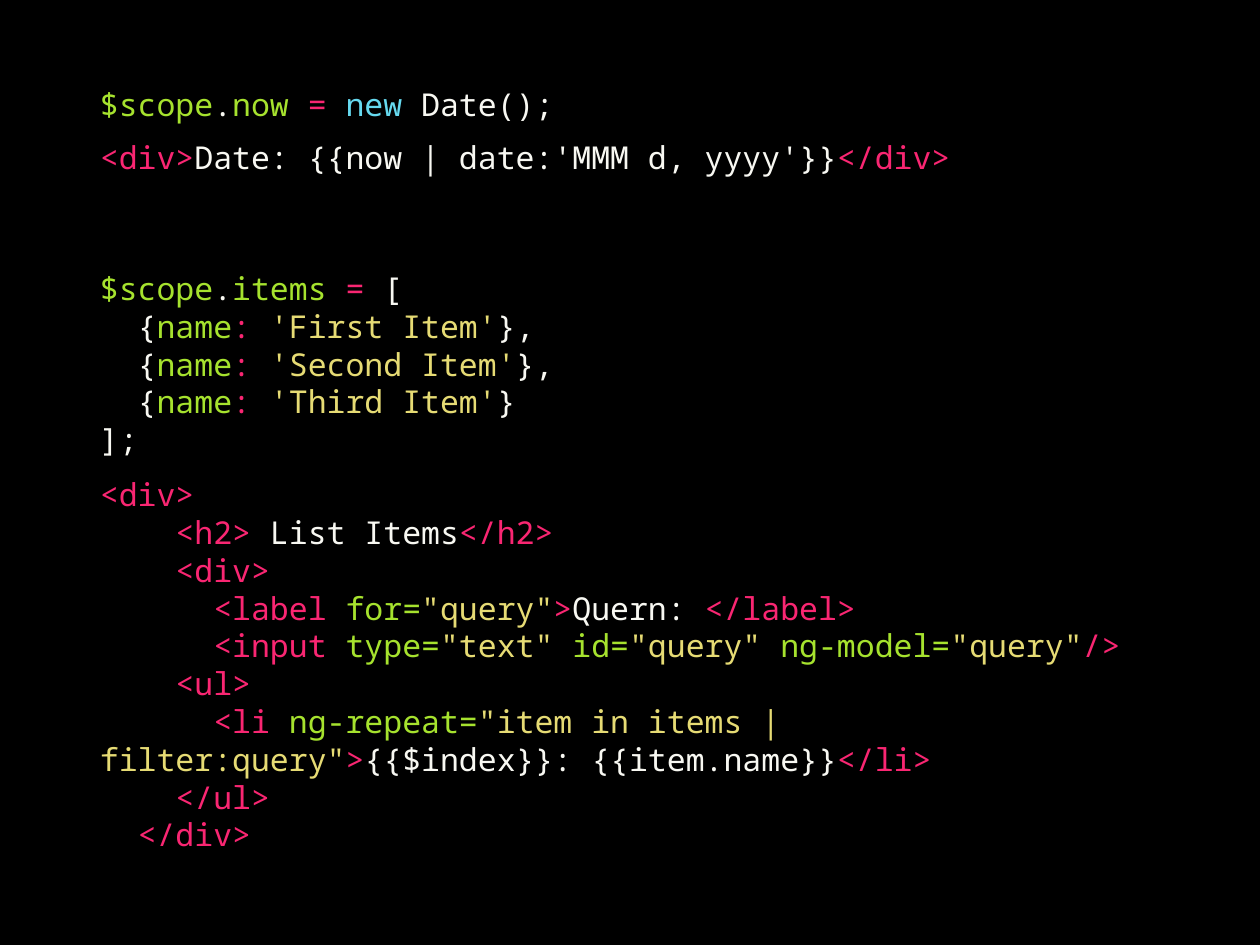
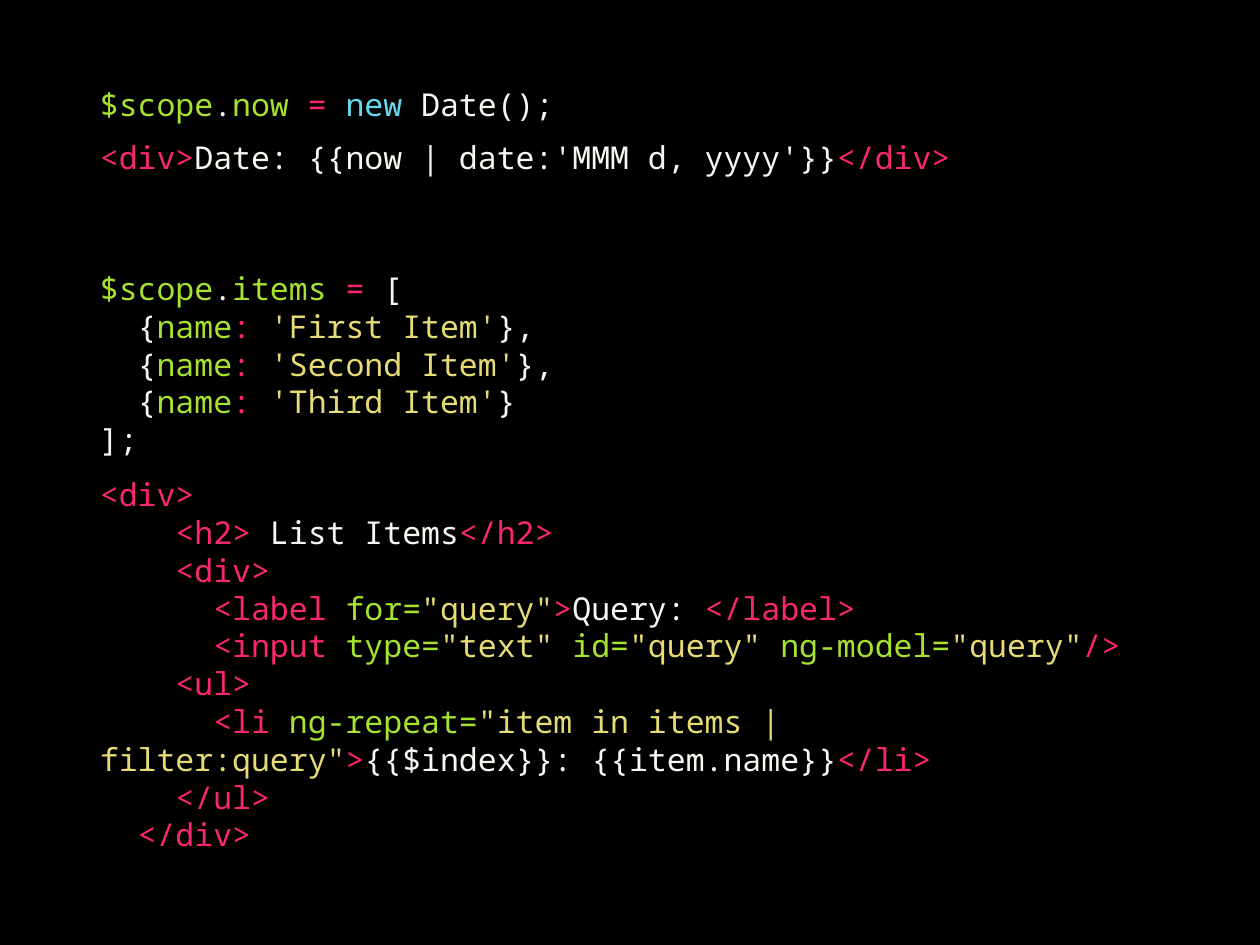
Before and after one commit to pmaccart/ng-bootcamp, a slide deck: slide 36 of slides/ng-bootcamp-day-1.pptx. Drawn at 1260x945 pixels with LibreOffice and Linux fonts; fonts in the diff are those of the drawing. Boxes give left, top, right and bottom in pixels: in the first picture for what was removed or moved away, otherwise in the second. Text is boxed around its words. In the diff, an @@ line names an element or a change of style, - is before the commit and + after.

```diff
--- a/slides/ng-bootcamp-day-1.pptx
+++ b/slides/ng-bootcamp-day-1.pptx
@@ text at <box>213,596,856,628</box>: text changed @@
-<label for="query">Quern: </label>
+<label for="query">Query: </label>
```
Also in this commit, not shown: 1 other slide changed.
